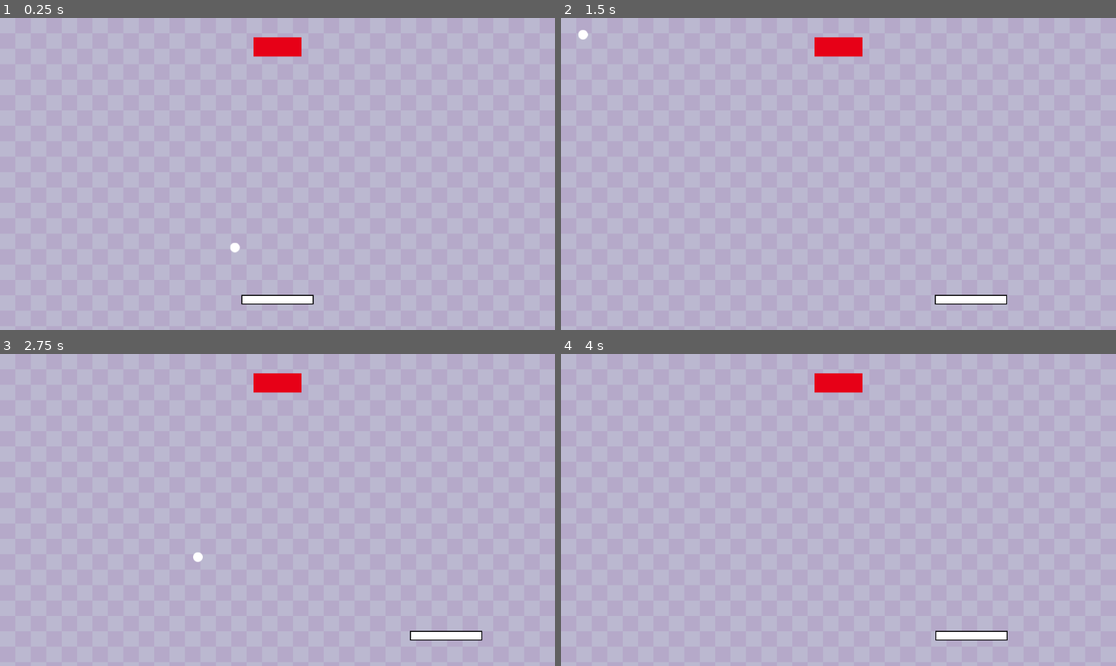
Above: before the commit, frames 1-4 (two rows, left to right).
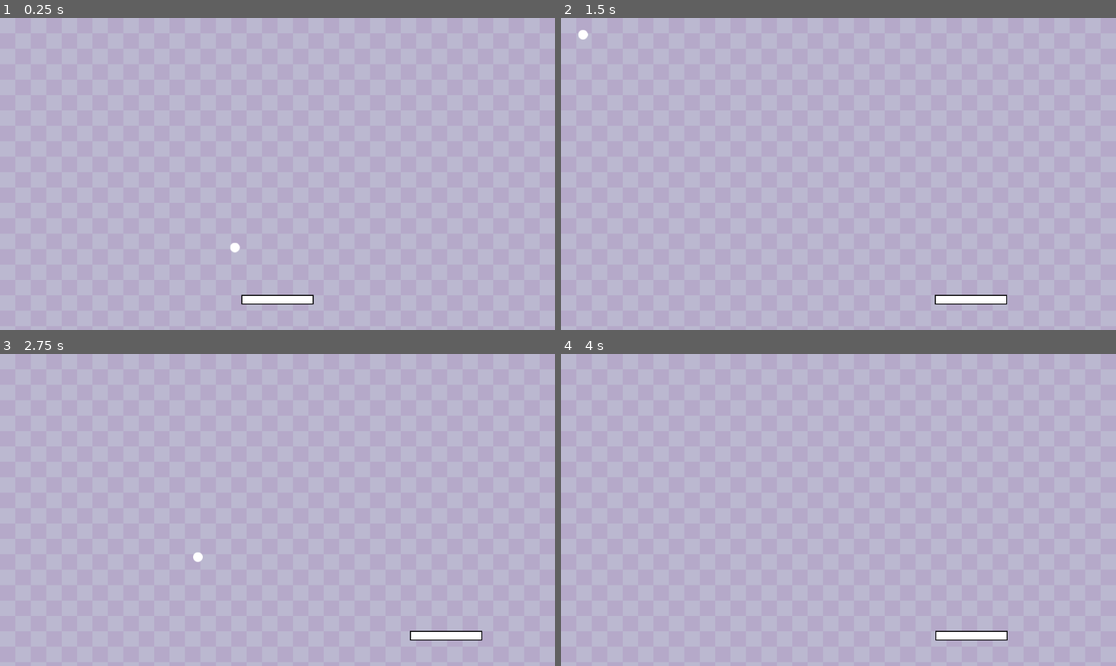
Above: after the commit, the same moments.

Repository: CaffeineBar/Brick-Breaker
Game: Godot game, scene res://Scenes/main.tscn
Two runs of this game, one before a commit and one after it. Both use one fixed random seed, a clock stepped at 60 frames per second and the inputs below.
Inputs:
- Up to frame 1 (0.25 s): no input
- Up to frame 2 (1.5 s): hold Right (ui_right) 0.53-1.28 s; hold Left (ui_left) from 1.28 s (still down)
- Up to frame 3 (2.75 s): release Left (ui_left) at 2.03 s; hold Right (ui_right) from 2.03 s (still down)
- Up to frame 4 (4 s): tap Enter at 3.5 s; release Right (ui_right) at 3.53 s; hold Left (ui_left) from 3.53 s (still down)

The runs differ from the first frame. In frame 1, 0.6% of the frame differs, in the area x 45-55%, y 6-13%; in frame 2, 0.6%; in frame 3, 0.6%; in frame 4, 0.6%.

Commit message:
create a spawner script for brick

Diff:
--- /dev/null
+++ b/Scenes/bata.tscn
@@ -0,0 +1,26 @@
+[gd_scene load_steps=3 format=3 uid="uid://bc18clo3vip6d"]
+
+[ext_resource type="Script" uid="uid://c3dcdoyo1e7sx" path="res://Scripts/bata.gd" id="1_jvs1f"]
+
+[sub_resource type="RectangleShape2D" id="RectangleShape2D_344ge"]
+size = Vector2(100, 40)
+
+[node name="Bata" type="StaticBody2D" groups=["bata"]]
+script = ExtResource("1_jvs1f")
+
+[node name="ColorRect" type="ColorRect" parent="."]
+anchors_preset = 8
+anchor_left = 0.5
+anchor_top = 0.5
+anchor_right = 0.5
+anchor_bottom = 0.5
+offset_left = -50.0
+offset_top = -20.0
+offset_right = 50.0
+offset_bottom = 20.0
+grow_horizontal = 2
+grow_vertical = 2
+color = Color(0.903694, 0, 0.0922598, 1)
+
+[node name="CollisionShape2D" type="CollisionShape2D" parent="."]
+shape = SubResource("RectangleShape2D_344ge")
--- a/Scenes/main.tscn
+++ b/Scenes/main.tscn
@@ -1,6 +1,8 @@
-[gd_scene load_steps=12 format=3 uid="uid://dhj467ulrmpfn"]
+[gd_scene load_steps=13 format=3 uid="uid://dhj467ulrmpfn"]
 
 [ext_resource type="Texture2D" uid="uid://di8ls11lg75rw" path="res://Assets/Purple.png" id="1_jjgbg"]
+[ext_resource type="Script" uid="uid://dpj5ov66envgv" path="res://Scripts/main.gd" id="1_kry3j"]
+[ext_resource type="PackedScene" uid="uid://bc18clo3vip6d" path="res://Scenes/bata.tscn" id="2_21xkr"]
 [ext_resource type="Script" uid="uid://l8f2whwlsyqm" path="res://Scripts/player.gd" id="2_bo1nx"]
 [ext_resource type="Script" uid="uid://bgvqldmractn0" path="res://Scripts/bola.gd" id="3_8gbba"]
 [ext_resource type="Texture2D" uid="uid://dvheegvyqiyta" path="res://Assets/bola.png" id="4_jjvhh"]
@@ -20,12 +22,11 @@
 size = Vector2(64, 648)
 
 [sub_resource type="RectangleShape2D" id="RectangleShape2D_6bp64"]
-size = Vector2(744, 56)
-
-[sub_resource type="RectangleShape2D" id="RectangleShape2D_344ge"]
-size = Vector2(100, 40)
+size = Vector2(1151, 56)
 
 [node name="Main" type="Node2D"]
+script = ExtResource("1_kry3j")
+bata_scene = ExtResource("2_21xkr")
 
 [node name="TextureRect" type="TextureRect" parent="."]
 custom_minimum_size = Vector2(1152, 648)
@@ -105,25 +106,5 @@
 [node name="AreaKeluarBola" type="Area2D" parent="."]
 
 [node name="CollisionShape2D" type="CollisionShape2D" parent="AreaKeluarBola"]
-position = Vector2(372, 676)
+position = Vector2(575.5, 676)
 shape = SubResource("RectangleShape2D_6bp64")
-
-[node name="Bata" type="StaticBody2D" parent="." groups=["bata"]]
-position = Vector2(576, 60)
-
-[node name="ColorRect" type="ColorRect" parent="Bata"]
-anchors_preset = 8
-anchor_left = 0.5
-anchor_top = 0.5
-anchor_right = 0.5
-anchor_bottom = 0.5
-offset_left = -50.0
-offset_top = -20.0
-offset_right = 50.0
-offset_bottom = 20.0
-grow_horizontal = 2
-grow_vertical = 2
-color = Color(0.903694, 0, 0.0922598, 1)
-
-[node name="CollisionShape2D" type="CollisionShape2D" parent="Bata"]
-shape = SubResource("RectangleShape2D_344ge")
--- /dev/null
+++ b/Scripts/bata.gd
@@ -0,0 +1,30 @@
+extends StaticBody2D
+
+@export var level: int = 1:
+	set(value):
+		level = value
+		perbarui_warna()
+
+@onready var color_rect: ColorRect = $ColorRect
+
+var level_warna: Array[Color] = [
+	Color("#ff4444"), # Level 1 (Merah - 1 kali pukul)
+	Color("#ffaa44"), # Level 2 (Oranye - 2 kali pukul)
+	Color("#ffff44"), # Level 3 (Kuning - 3 kali pukul)
+	Color("#44ff44")  # Level 4 (Hijau - 4 kali pukul)
+]
+
+func _ready() -> void:
+	perbarui_warna()
+
+func perbarui_warna() -> void:
+	if color_rect:
+		var index = clamp(level - 1, 0, level_warna.size() - 1)
+		color_rect.color = level_warna[index]
+
+func kena_bola() -> void:
+	level -= 1
+	if level == 0:
+		queue_free()
+	else:
+		perbarui_warna()
--- a/Scripts/bola.gd
+++ b/Scripts/bola.gd
@@ -39,7 +39,8 @@
 			arah = arah.bounce(collision.get_normal())
 
 		if collider.is_in_group("bata"):
-			collider.queue_free()
+			if collider.has_method("kena_bola"):
+				collider.kena_bola()
 
 func kalkulasi_arah_baru(collider):
 	var bola_x = position.x
--- /dev/null
+++ b/Scripts/main.gd
@@ -0,0 +1,41 @@
+extends Node2D
+
+@export var bata_scene: PackedScene
+
+# Called when the node enters the scene tree for the first time.
+func _ready() -> void:
+	pass # Replace with function body.
+
+func munculkan_bata() -> void:
+	var jumlah_kolom: int = 7
+	var jumlah_baris: int = 4
+	var lebar_bata: int = 100
+	var tinggi_bata: int = 40
+	var jarak: int = 10
+
+	# Menghitung posisi agar bata berada di tengah secara horizontal
+	var total_lebar = (jumlah_kolom * lebar_bata) + ((jumlah_kolom - 1) * jarak)
+	var offset_x = (get_viewport_rect().size.x - total_lebar) / 2
+	var offset_y = 80 # Jarak dari atas layar
+
+	for baris in range(jumlah_baris):
+		# Menentukan level: Baris paling bawah = 1, paling atas = 4
+		# (Karena baris 0 ada di atas, kita balik angkanya)
+		var level_bata = jumlah_baris - baris
+
+		for kolom in range(jumlah_kolom):
+			var bata = bata_scene.instantiate()
+
+			# Hitung koordinat X dan Y per bata
+			var pos_x = offset_x + (kolom * (lebar_bata + jarak))
+			var pos_y = offset_y + (baris * (tinggi_bata + jarak))
+			bata.position = Vector2(pos_x, pos_y)
+
+			# Set level bata sebelum dimasukkan ke pohon scene
+			bata.level = level_bata
+
+			# Masukkan ke group "bata" agar terdeteksi oleh bola
+			bata.add_to_group("bata")
+
+			# Tambahkan sebagai anak dari Main Scene
+			add_child(bata)
Not shown, added: Scripts/bata.gd.uid
Not shown, added: Scripts/main.gd.uid
